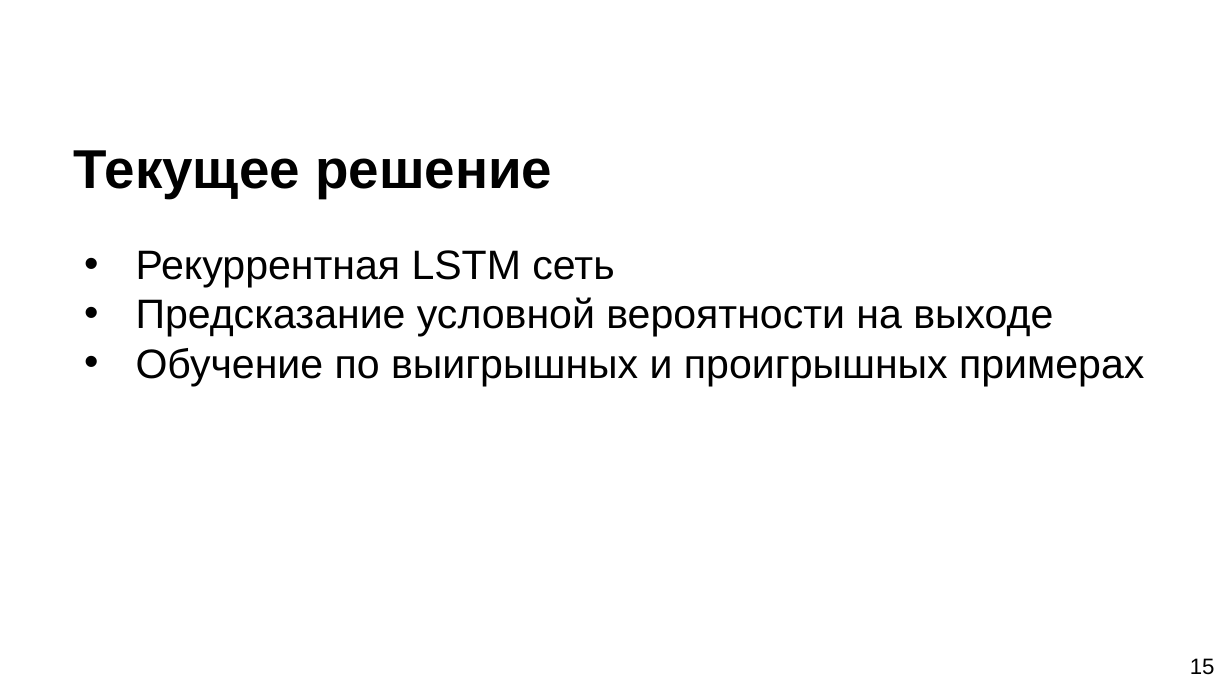
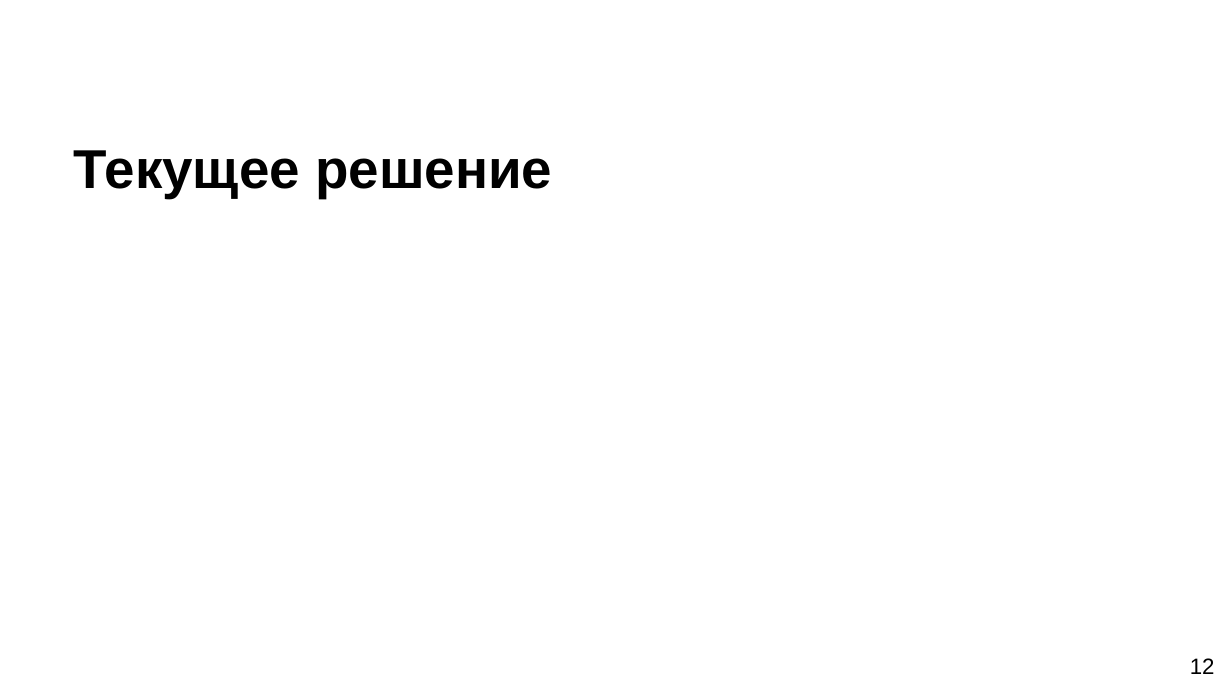
Before and after one commit to SerTelnov/landscape-forecasting, a slide deck: slide 12 of stuff/docs/2020-pps-forecasting.pptx (slide 15 before the commit). Drawn at 1232x693 pixels with LibreOffice and Linux fonts; fonts in the diff are those of the drawing; grey boxes stand for pictures; background and template pictures are left out. Boxes give left, top, right and bottom in pixels: in the first picture for what was removed or moved away, otherwise in the second. Text is boxed around its words. In the diff, an @@ line names an element or a change of style, - is before the commit and + after.

```diff
--- a/stuff/docs/2020-pps-forecasting.pptx
+++ b/stuff/docs/2020-pps-forecasting.pptx
@@ text removed at [136, 250, 1144, 386] @@
-• Рекуррентная LSTM сеть
-• Предсказание условной вероятности на выходе
-• Обучение по выигрышных и проигрышных примерах
@@ page number at [1190, 658, 1215, 674]: text changed @@
-15
+12
```
Also in this commit, not shown: 9 other slides changed, 1 slide added, 3 slides removed, 6 other files.
